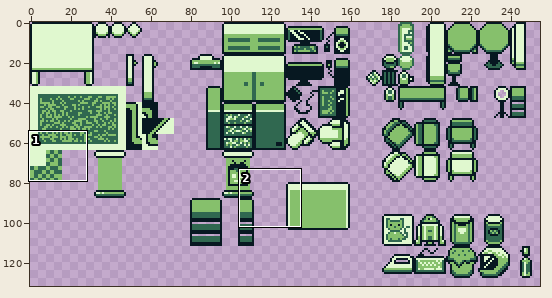
Pixel-art file -- Art/Atlas.aseprite. Above, an overview of the earlier version with the close-up marked.
Close-up. The starting point:
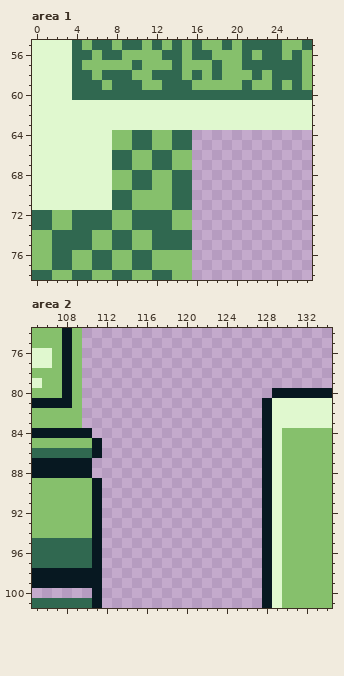
256x256 pixels, 1 frame. Shown: area 1: x 0..27, y 55..78; area 2: x 105..134, y 74..101. The wide view leaves out empty margins.
The result:
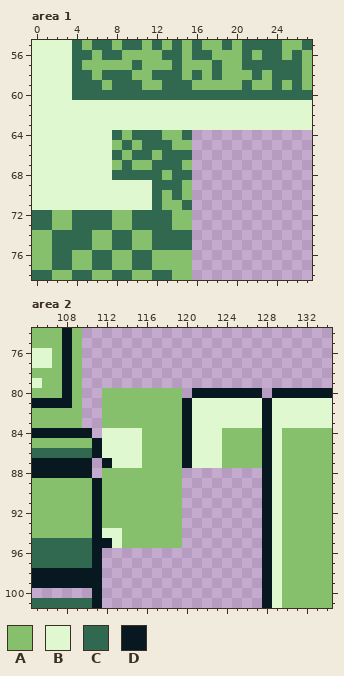
Palette (. is transparent): A #86c06c  B #e0f8cf  C #306850  D #071821
Difference:
--- area 1, layer "Moqueta_Esquina"
@@ x 6..17 @@
 63 BBBBBBBBBBBB
-64 BBAACCAACC..
-65 BBAACCAACC..
-66 BBCCAACCAA..
-67 BBCCAACCAA..
-68 BBAACCAACC..
-69 BBAACCAACC..
-70 BBCCAAAACC..
-71 BBCCAAAACC..
+64 BBCACCCAAC..
+65 BBACACCCAA..
+66 BBCACCACCC..
+67 BBACAACCCA..
+68 BBCCCCCACC..
+69 BBBBBBCCCA..
+70 BBBBBBCACA..
+71 BBBBBBCAAC..
 72 CCAACCCCAA..
--- area 2, layer "Cuadro_BM_Hall"
@@ x 110..129 @@
  79 ....................
- 80 ...................D
- 81 ..................DB
- 82 ..................DB
- 83 ..................DB
- 84 D.................DB
- 85 AD................DB
- 86 CD................DB
- 87 D.................DB
- 88 D.................DB
- 89 AD................DB
- 90 AD................DB
- 91 AD................DB
- 92 AD................DB
- 93 AD................DB
- 94 AD................DB
- 95 CD................DB
+ 80 ..AAAAAAAA.DDDDDDD.D
+ 81 ..AAAAAAAADBBBBBBBDB
+ 82 ..AAAAAAAADBBBBBBBDB
+ 83 ..AAAAAAAADBBBBBBBDB
+ 84 D.BBBBAAAADBBBAAAADB
+ 85 ADBBBBAAAADBBBAAAADB
+ 86 CDBBBBAAAADBBBAAAADB
+ 87 D.DBBBAAAADBBBAAAADB
+ 88 D.AAAAAAAA........DB
+ 89 ADAAAAAAAA........DB
+ 90 ADAAAAAAAA........DB
+ 91 ADAAAAAAAA........DB
+ 92 ADAAAAAAAA........DB
+ 93 ADAAAAAAAA........DB
+ 94 ADBBAAAAAA........DB
+ 95 CDDBAAAAAA........DB
  96 CD................DB
Where, in picture pixels (left, top, right, bottom), the same in both close-ups:
changed: (112, 130, 192, 210)
added: (102, 388, 262, 548)
